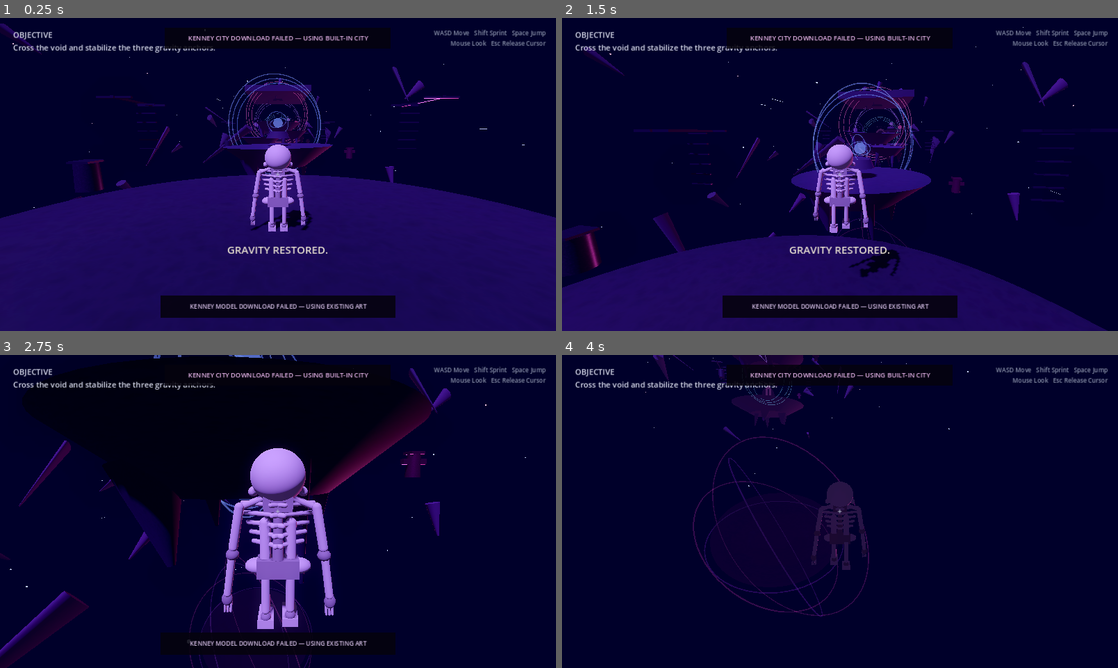
Above: before the commit, frames 1-4 (two rows, left to right).
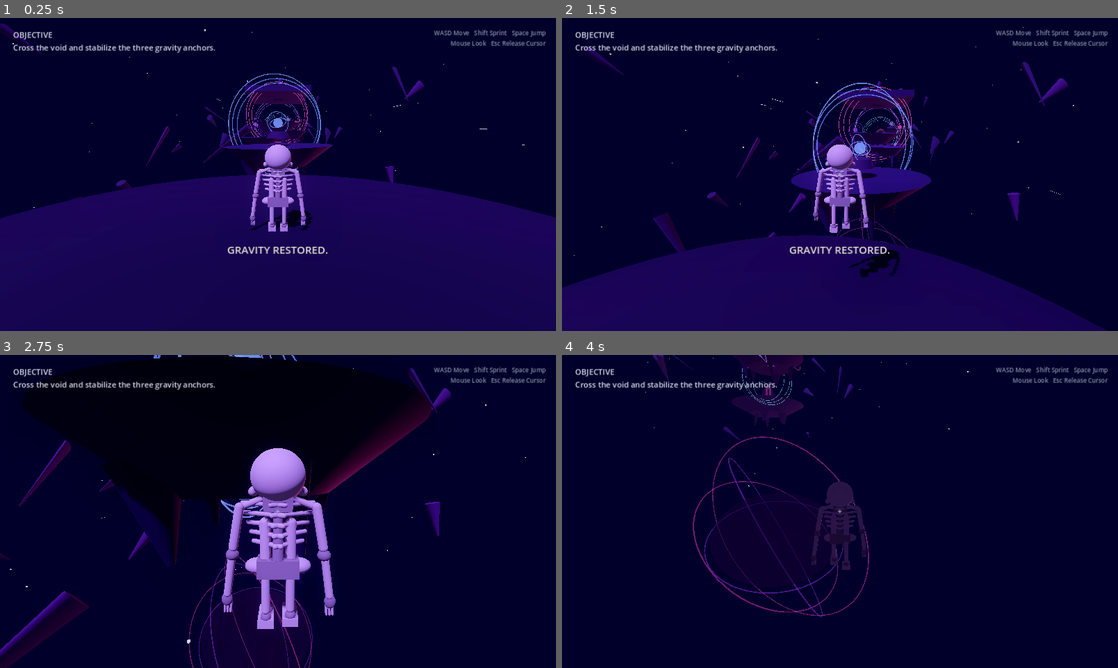
Above: after the commit, the same moments.

Repository: fuzeonspotify/outoftime
Game: Godot game, scene res://scenes/afterlife_city.tscn
The game is run twice, just before and just after one commit, with the same random seed, the same clock (stepped at 60 frames per second) and the same inputs. This scene is started directly instead of the project's main scene.
Inputs (mouse positions are in pixels of both pictures, inside the frame that each line leads up to):
- Up to frame 1 (0.25 s): no input
- Up to frame 2 (1.5 s): move the mouse to (867, 174) at 0.52 s; hold E (interact) 0.53-1.28 s; hold W (move_forward) from 0.53 s (still down); tap Space (jump) at 0.77 s; move the mouse to (812, 174) at 1.27 s; tap Shift (sprint) at 1.35 s
- Up to frame 3 (2.75 s): keep holding W (move_forward); tap Space (jump) at 1.52 s; move the mouse to (289, 505) at 2.02 s; hold E (interact) from 2.03 s (still down)
- Up to frame 4 (4 s): keep holding W (move_forward); move the mouse to (834, 517) at 2.77 s; release E (interact) at 2.78 s; tap Shift (sprint) at 2.85 s; tap Space (jump) at 3.02, 3.77 s; move the mouse to (878, 514) at 3.52 s; hold E (interact) from 3.53 s (still down)

The runs differ from the first frame. In frame 1, 6.7% of the frame differs, in the area x 12-83%, y 3-96%; in frame 2, 7.2%, in the area x 0-92%, y 3-96%; in frame 3, 4.0%; in frame 4, 3.4%.
Error in both runs: Invalid assignment of property or key 'volume_linear' with value of type 'float' on a base object of type 'AudioStreamPlayer'. (res://scripts/audio/music_direc…

Commit message:
Remove city art systems from void chapter

Diff:
--- a/scenes/afterlife_city.tscn
+++ b/scenes/afterlife_city.tscn
@@ -1,34 +1,10 @@
-[gd_scene load_steps=9 format=3]
+[gd_scene load_steps=3 format=3]
 
-[ext_resource type="Script" path="res://scripts/world/afterlife_city.gd" id="1_city"]
-[ext_resource type="Script" path="res://scripts/world/city_audio.gd" id="2_audio"]
-[ext_resource type="Script" path="res://scripts/world/nightclub_transition.gd" id="3_transition"]
-[ext_resource type="Script" path="res://scripts/world/environment_art_pass.gd" id="4_art"]
-[ext_resource type="Script" path="res://scripts/models/world_model_upgrade.gd" id="5_models"]
-[ext_resource type="Script" path="res://scripts/world/kenney_city_loader.gd" id="6_kenney"]
-[ext_resource type="Script" path="res://scripts/world/kenney_city_cleanup.gd" id="7_cleanup"]
-[ext_resource type="Script" path="res://scripts/world/kenney_level_expansion.gd" id="8_expansion"]
+[ext_resource type="Script" path="res://scripts/world/afterlife_city.gd" id="1_void"]
+[ext_resource type="Script" path="res://scripts/world/nightclub_transition.gd" id="2_transition"]
 
-[node name="AfterlifeCity" type="Node3D"]
-script = ExtResource("1_city")
-
-[node name="CityAudio" type="Node" parent="."]
-script = ExtResource("2_audio")
+[node name="AfterlifeVoid" type="Node3D"]
+script = ExtResource("1_void")
 
 [node name="NightclubTransition" type="Node" parent="."]
-script = ExtResource("3_transition")
-
-[node name="EnvironmentArtPass" type="Node" parent="."]
-script = ExtResource("4_art")
-
-[node name="WorldModelUpgrade" type="Node" parent="."]
-script = ExtResource("5_models")
-
-[node name="KenneyCityLoader" type="Node" parent="."]
-script = ExtResource("6_kenney")
-
-[node name="KenneyCityCleanup" type="Node" parent="."]
-script = ExtResource("7_cleanup")
-
-[node name="KenneyLevelExpansion" type="Node" parent="."]
-script = ExtResource("8_expansion")
+script = ExtResource("2_transition")
